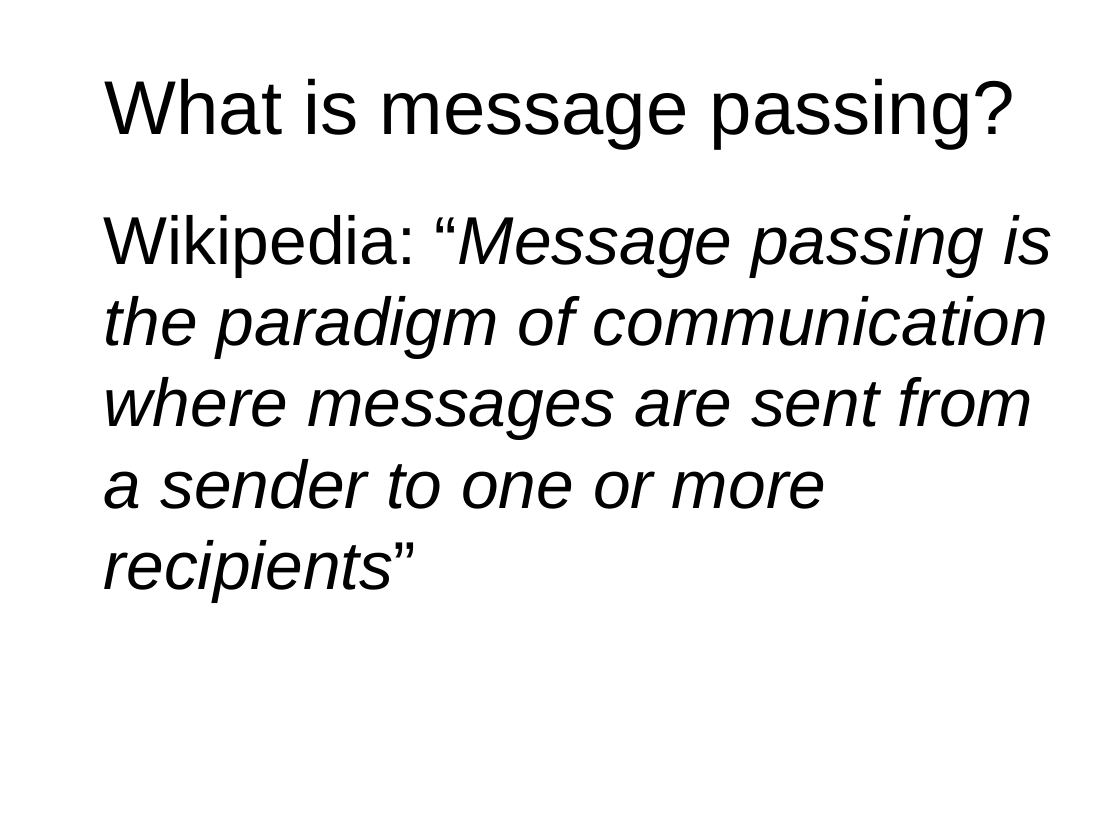
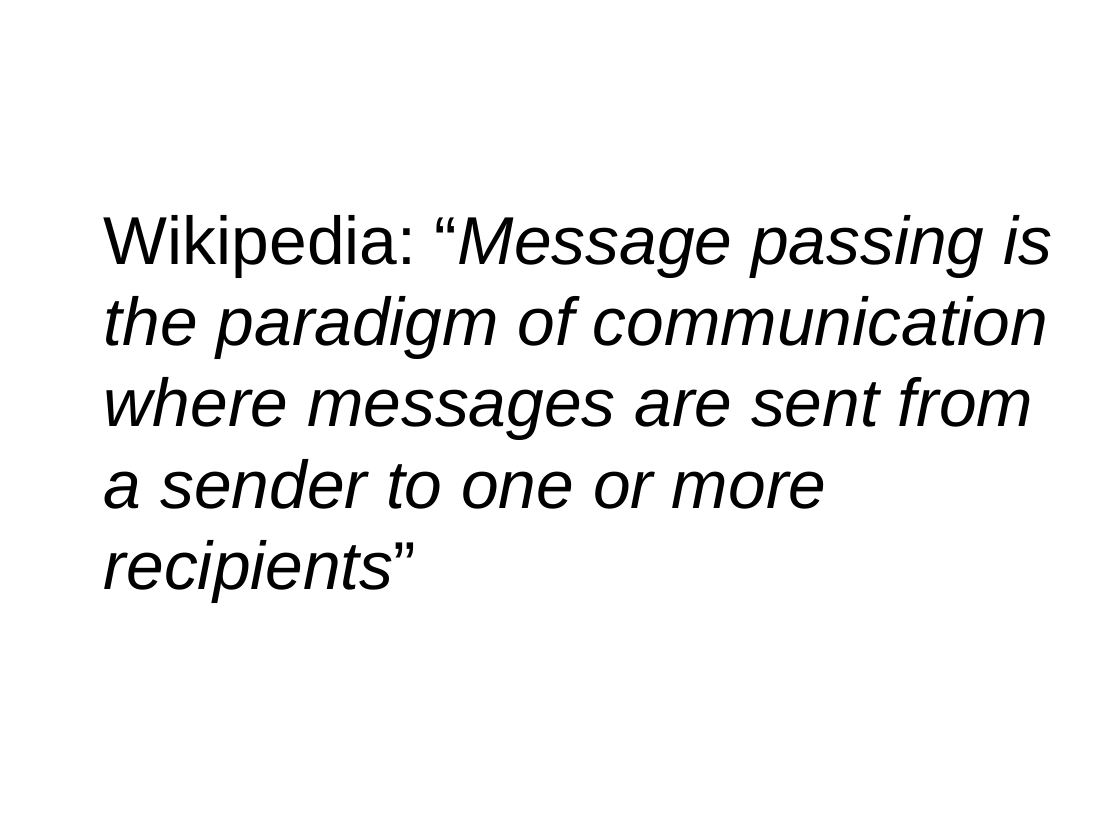
Before and after one commit to pseale/presentation-message-passing, a slide deck: slide 7 of message-passing.odp. Drawn at 1120x840 pixels with LibreOffice and Linux fonts; fonts in the diff are those of the drawing. Boxes give left, top, right and bottom in pixels: in the first picture for what was removed or moved away, otherwise in the second. Text is boxed around its words. In the diff, an @@ line names an element or a change of style, - is before the commit and + after.

```diff
--- a/message-passing.odp
+++ b/message-passing.odp
@@ title removed at <box>105,78,1015,148</box> @@
-What is message passing?
```
Also in this commit, not shown: 6 other slides changed, 6 slides added, 13 other files.
